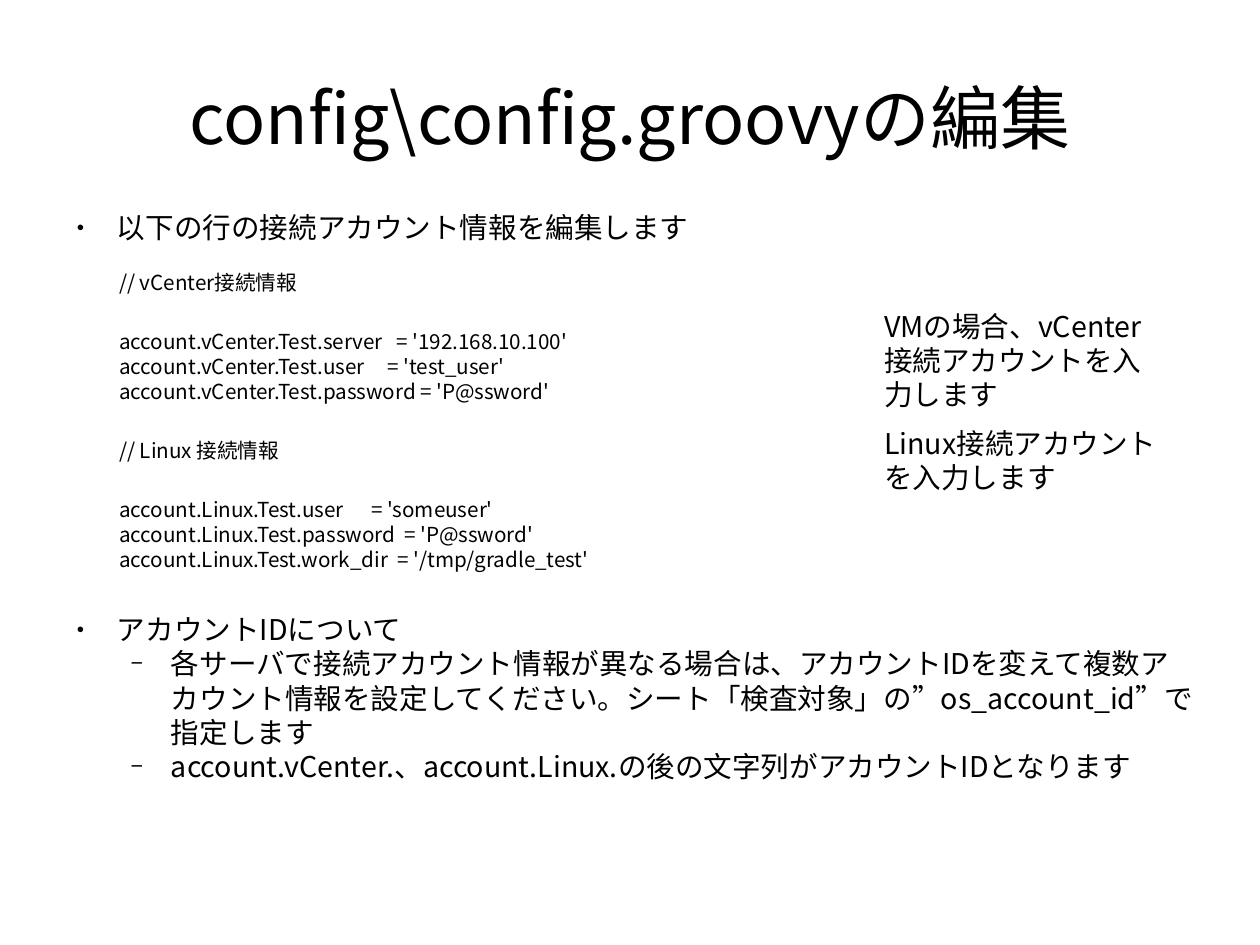
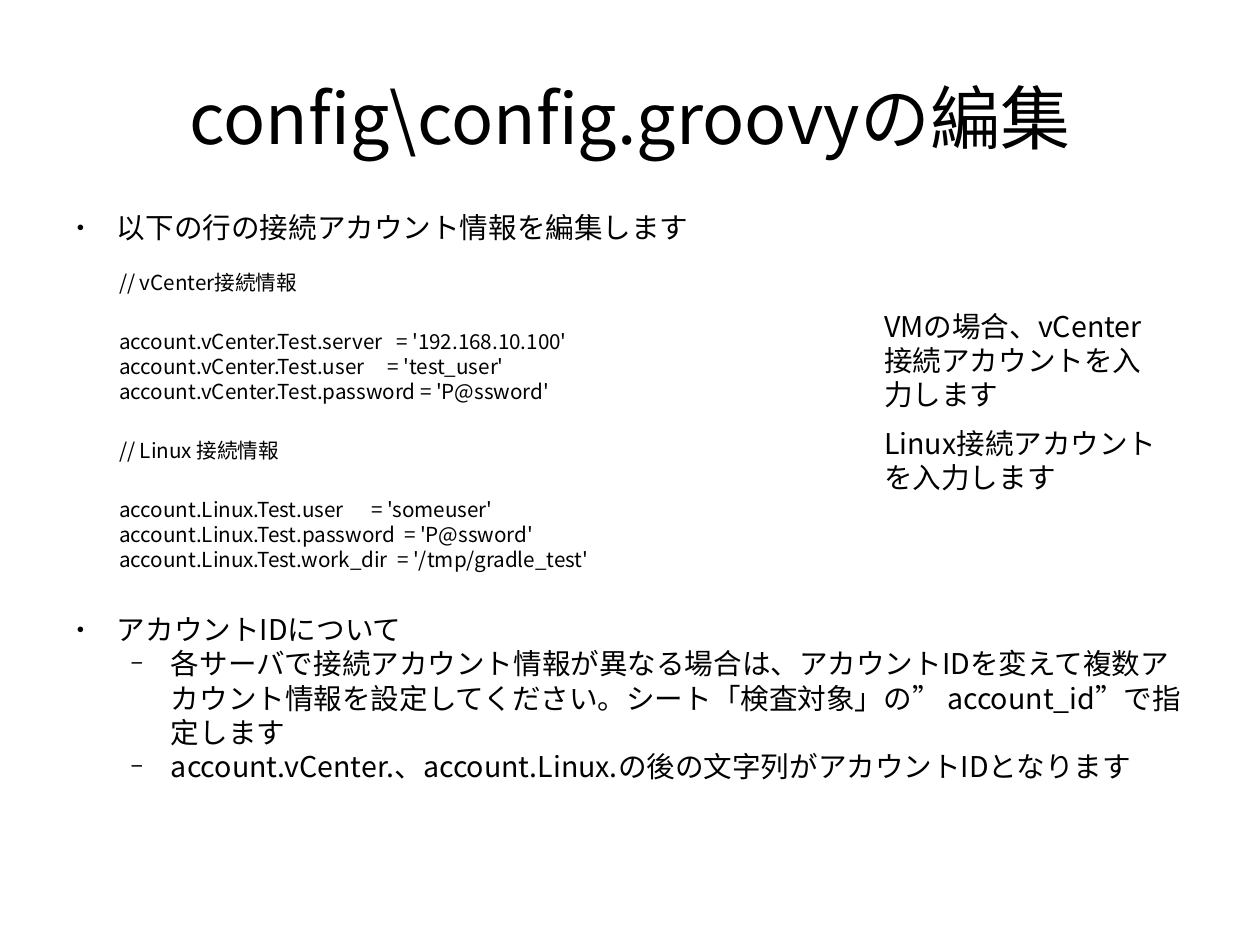
Before and after one commit to frsw3nr/gradle-server-acceptance, a slide deck: slide 26 of docs/jp/tutorial_test_pc.pptx (slide 24 before the commit). Drawn at 1260x945 pixels with LibreOffice and Linux fonts; fonts in the diff are those of the drawing. Boxes give left, top, right and bottom in pixels: in the first picture for what was removed or moved away, otherwise in the second. Text is boxed around its words. In the diff, an @@ line names an element or a change of style, - is before the commit and + after.

```diff
--- a/docs/jp/tutorial_test_pc.pptx
+++ b/docs/jp/tutorial_test_pc.pptx
@@ text at [171,650,1181,745]: text changed @@
-  − 各サーバで接続アカウント情報が異なる場合は、アカウントIDを変えて複数アカウント情報を設定してください。シート「検査対象」の”os_account_id”で指定します
+  − 各サーバで接続アカウント情報が異なる場合は、アカウントIDを変えて複数アカウント情報を設定してください。シート「検査対象」の” account_id”で指定します
```
Also in this commit, not shown: 12 other slides changed, 16 slides added, 1 slide removed, 1 other file.
